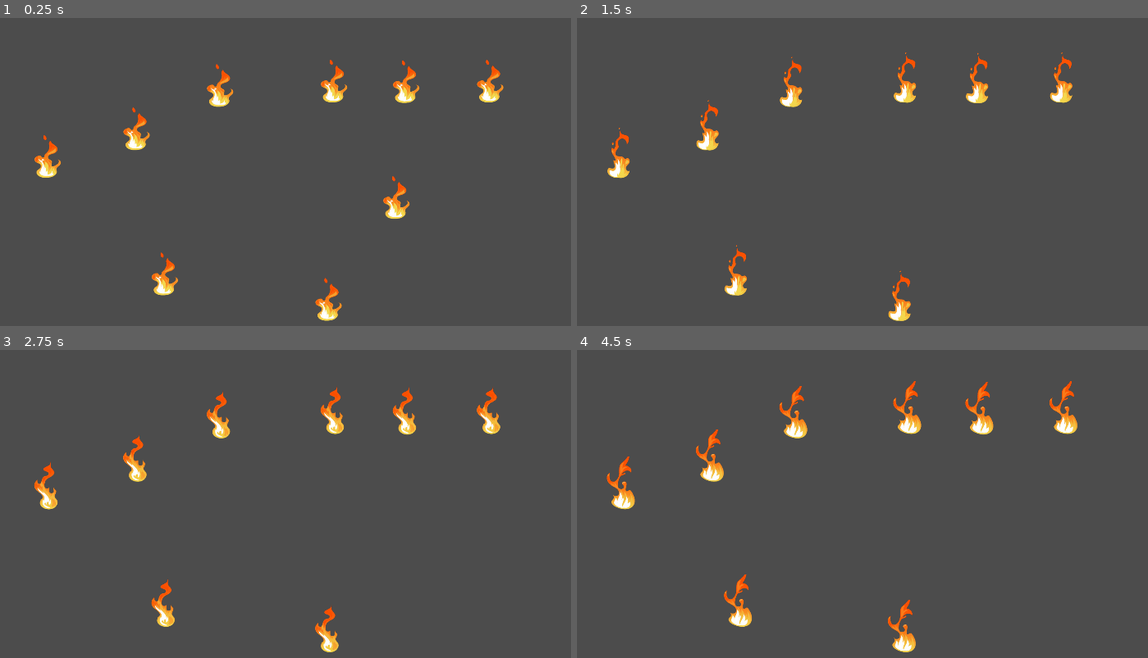
Above: before the commit, frames 1-4 (two rows, left to right).
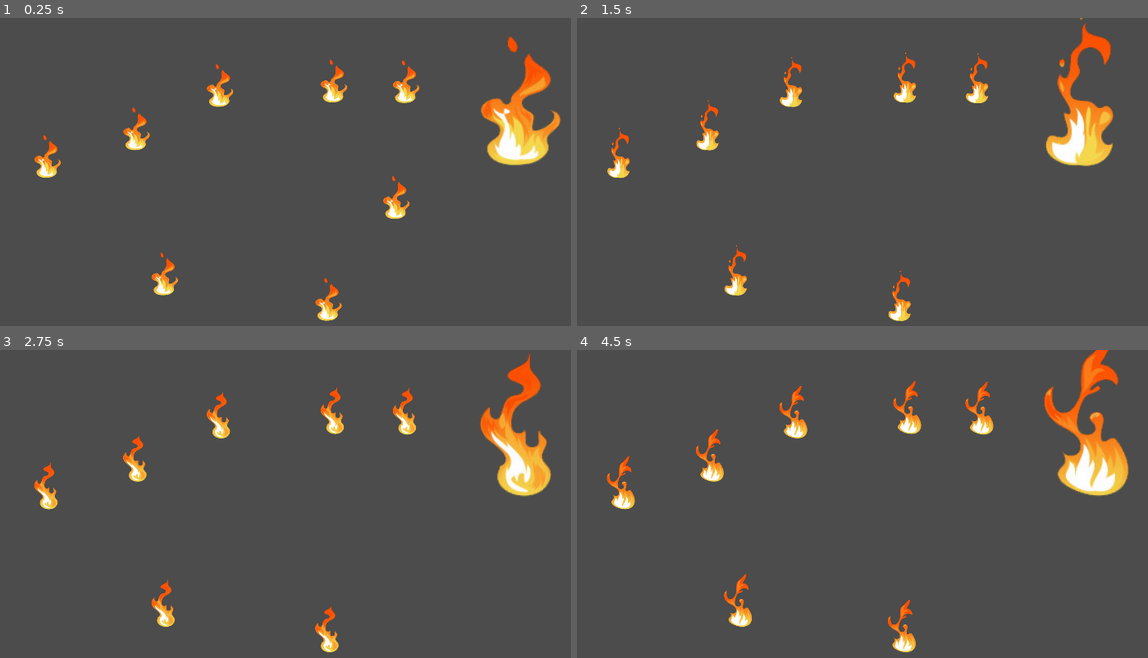
Above: after the commit, the same moments.

Repository: blongty/kingcastlehigh
Game: Godot game, scene res://levels/snowball_demo/demo.tscn
Same seed, same stepped clock (60 frames per second), same inputs: the game is played once before the commit and once after it. This scene is started directly instead of the project's main scene.
Inputs (mouse positions are in pixels of both pictures, inside the frame that each line leads up to):
- Up to frame 1 (0.25 s): no input
- Up to frame 2 (1.5 s): tap Enter at 0.5 s; move the mouse to (988, 184) at 0.52 s; hold Right (ui_right) 0.53-1.28 s; hold A (A) 0.53-1.28 s; click (988, 184) at 0.67 s; tap Space (ui_select) at 0.77 s; tap D (D) at 0.8, 1.35 s; move the mouse to (714, 221) at 1.27 s; hold Down (ui_down) from 1.28 s (still down)
- Up to frame 3 (2.75 s): tap Space (ui_select) at 1.52 s; tap S (S) at 1.55 s; move the mouse to (331, 454) at 2.02 s; release Down (ui_down) at 2.03 s; hold Right (ui_right) from 2.03 s (still down); hold S (S) from 2.03 s (still down); tap A (A) at 2.3 s
- Up to frame 4 (4.5 s): move the mouse to (811, 608) at 2.77 s; release Right (ui_right) at 2.78 s; release S (S) at 2.78 s; hold Up (ui_up) 2.78-3.53 s; tap A (A) at 2.85 s; click (811, 608) at 2.92 s; tap Space (ui_select) at 3.02, 3.77 s; tap D (D) at 3.05 s; move the mouse to (1039, 590) at 3.52 s; hold D (D) 3.53-4.28 s; hold Left (ui_left) from 3.53 s (still down); tap S (S) at 3.8, 4.35 s; move the mouse to (645, 479) at 4.27 s

The runs differ from the first frame. In frame 1, 2.8% of the frame differs, in the area x 83-99%, y 5-48%; in frame 2, 2.6%; in frame 3, 2.7%; in frame 4, 3.2%, in the area x 81-97%, y 0-48%.

Commit message:
Enemies     - Enemies now have a life     - Enemies are destroyed upon reaching 0 life     - By default, instanced enemies have 1 life
snowball_demo
    - One enemy is now bigger and has more life to demo life

Diff:
--- a/components/objects/enemies/Enemy.gd
+++ b/components/objects/enemies/Enemy.gd
@@ -1,6 +1,8 @@
 extends Node2D
 
 class_name Enemy
+
+export(int) var life = 1
 
 # Called when the node enters the scene tree for the first time.
 func _ready():
@@ -12,4 +14,6 @@
 
 
 func _on_snowball_enter(area : Area2D):
-	queue_free()
+	life -= 1
+	if life <= 0:
+		queue_free()
--- a/components/objects/enemies/Enemy.tscn
+++ b/components/objects/enemies/Enemy.tscn
@@ -3,12 +3,11 @@
 [ext_resource path="res://components/objects/enemies/Enemy.gd" type="Script" id=1]
 [ext_resource path="res://components/objects/enemies/flamesheet.png" type="Texture" id=2]
 
-[sub_resource type="CapsuleShape2D" id=2]
+[sub_resource type="CapsuleShape2D" id=1]
 radius = 30.285
 height = 32.1351
 
-[sub_resource type="Animation" id=1]
-resource_name = "Flicker"
+[sub_resource type="Animation" id=2]
 length = 1.5
 loop = true
 tracks/0/type = "value"
@@ -51,5 +50,5 @@
 pause_mode = 2
 playback_default_blend_time = 7.0
 playback_speed = 1.9
-anims/Flicker = SubResource( 1 )
+anims/Flicker = SubResource( 2 )
 [connection signal="area_entered" from="Area2D" to="." method="_on_snowball_enter"]
--- a/levels/snowball_demo/demo.tscn
+++ b/levels/snowball_demo/demo.tscn
@@ -34,4 +34,6 @@
 position = Vector2( -388.736, -184.054 )
 
 [node name="Enemy5" parent="." instance=ExtResource( 3 )]
-position = Vector2( 645.777, -323.682 )
+position = Vector2( 725.089, -242.037 )
+scale = Vector2( 3, 3 )
+life = 3
Not shown: 1 places in components/objects/enemies/Enemy.tscn that only renumber resources
